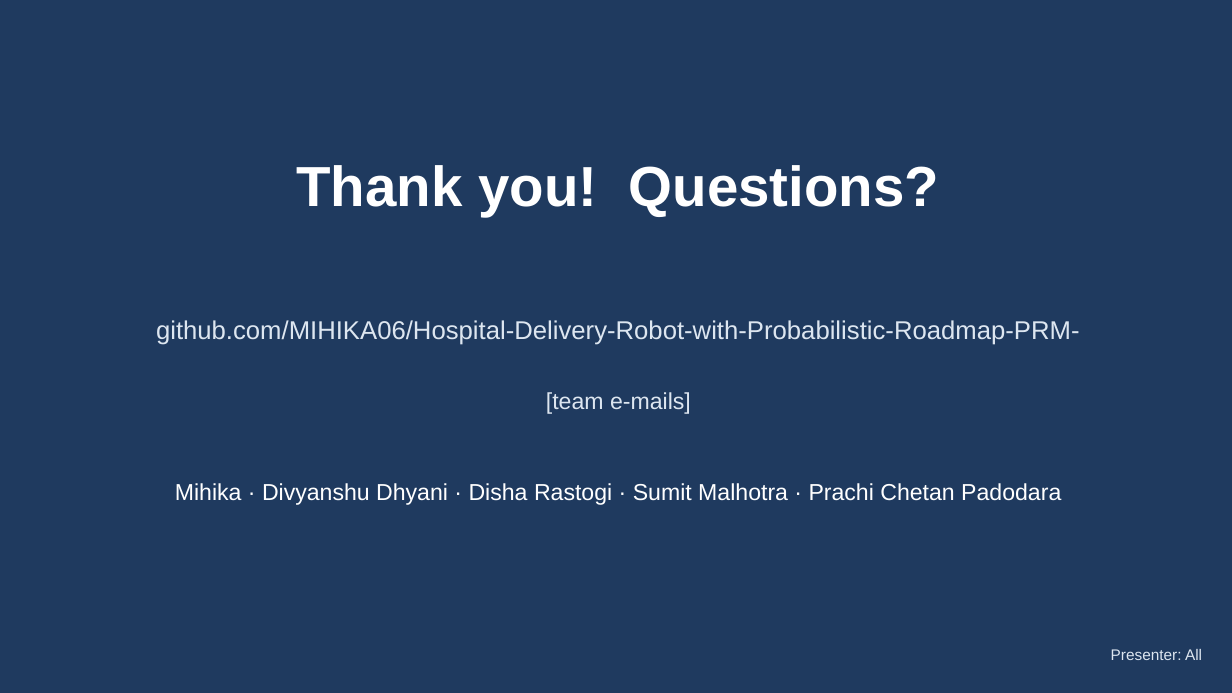
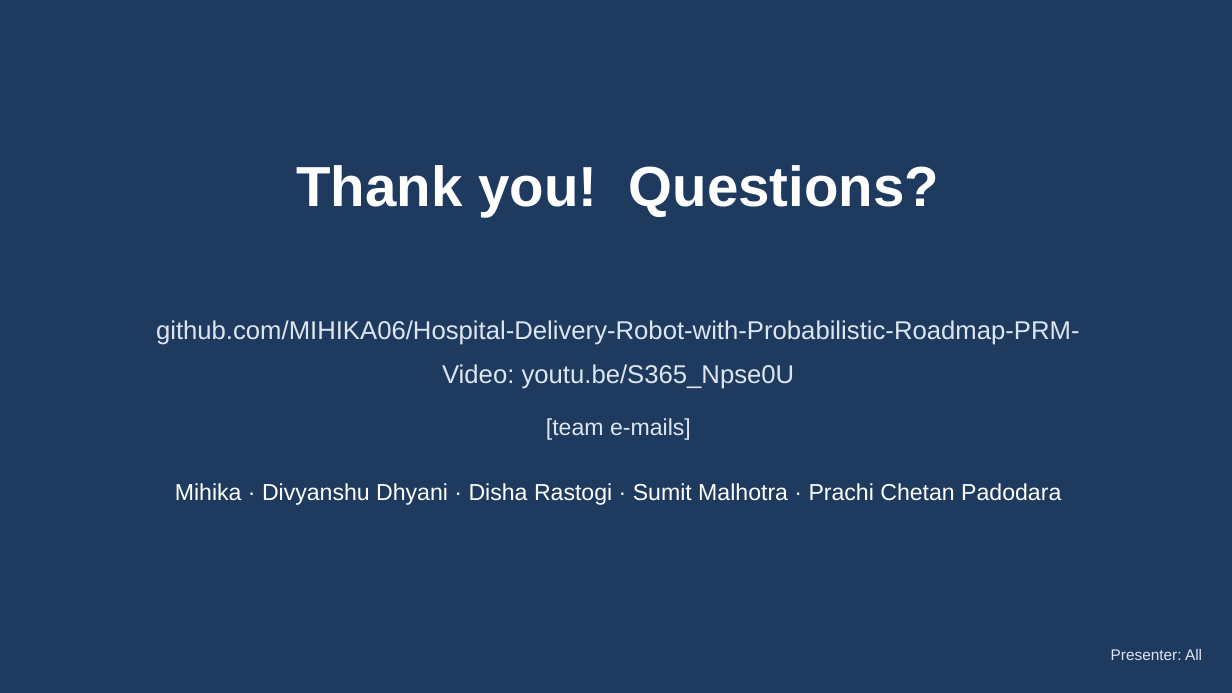
Before and after one commit to MIHIKA06/Hospital-Delivery-Robot-with-Probabilistic-Roadmap-PRM-, a slide deck: slide 17 of docs/slides/AISR_P05_G06_Slides.pptx. Drawn at 1232x693 pixels with LibreOffice and Linux fonts; fonts in the diff are those of the drawing. Boxes give left, top, right and bottom in pixels: in the first picture for what was removed or moved away, otherwise in the second. Text is boxed around its words. In the diff, an @@ line names an element or a change of style, - is before the commit and + after.

```diff
--- a/docs/slides/AISR_P05_G06_Slides.pptx
+++ b/docs/slides/AISR_P05_G06_Slides.pptx
@@ text added at bbox=[442, 364, 795, 389], 20 pt, text #DDE6F0 @@
+Video: youtu.be/S365_Npse0U
@@ text "[team e-mails]": place and size @@
-text "[team e-mails]" at bbox=[546, 392, 691, 414]
+text "[team e-mails]" at bbox=[546, 418, 691, 440]
```
Also in this commit, not shown: 1 other slide changed, 8 other files.
